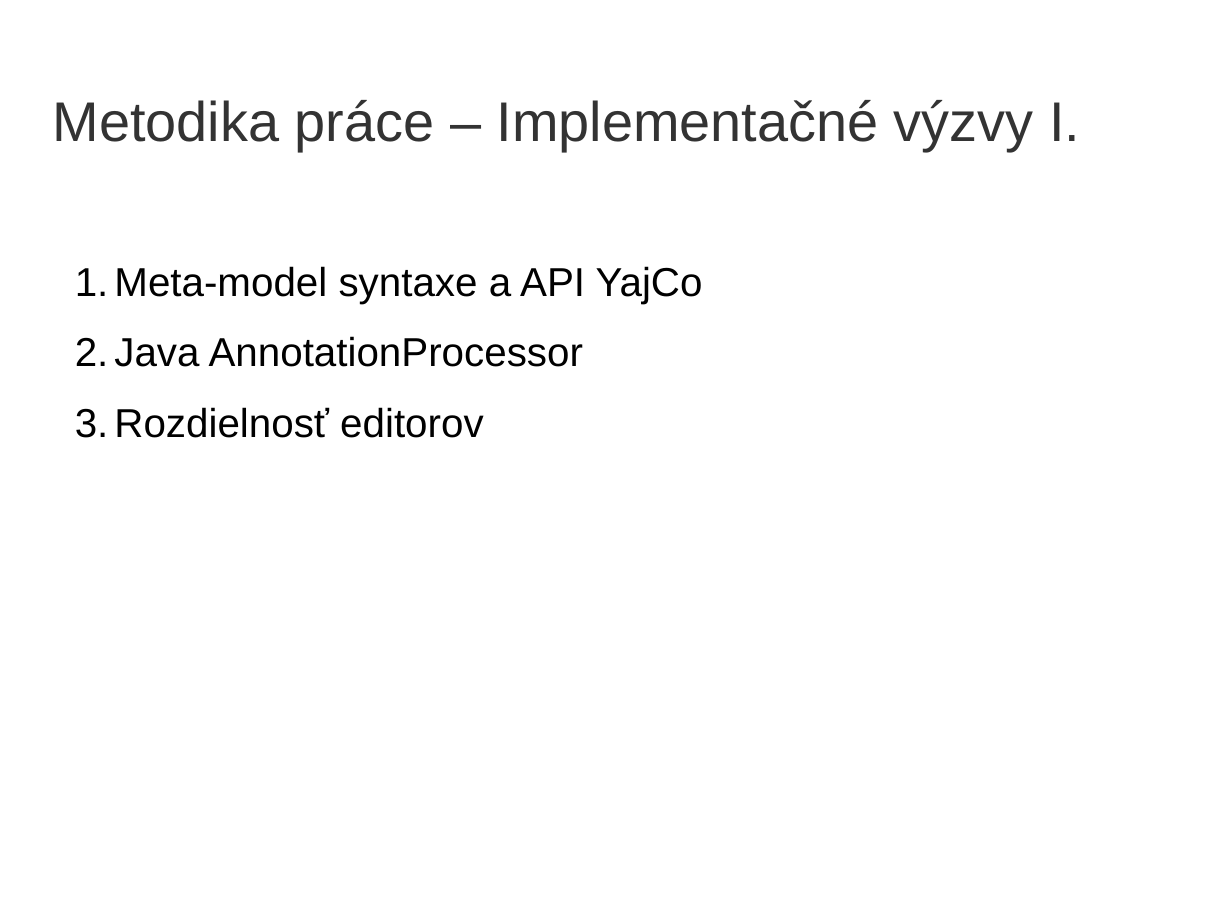
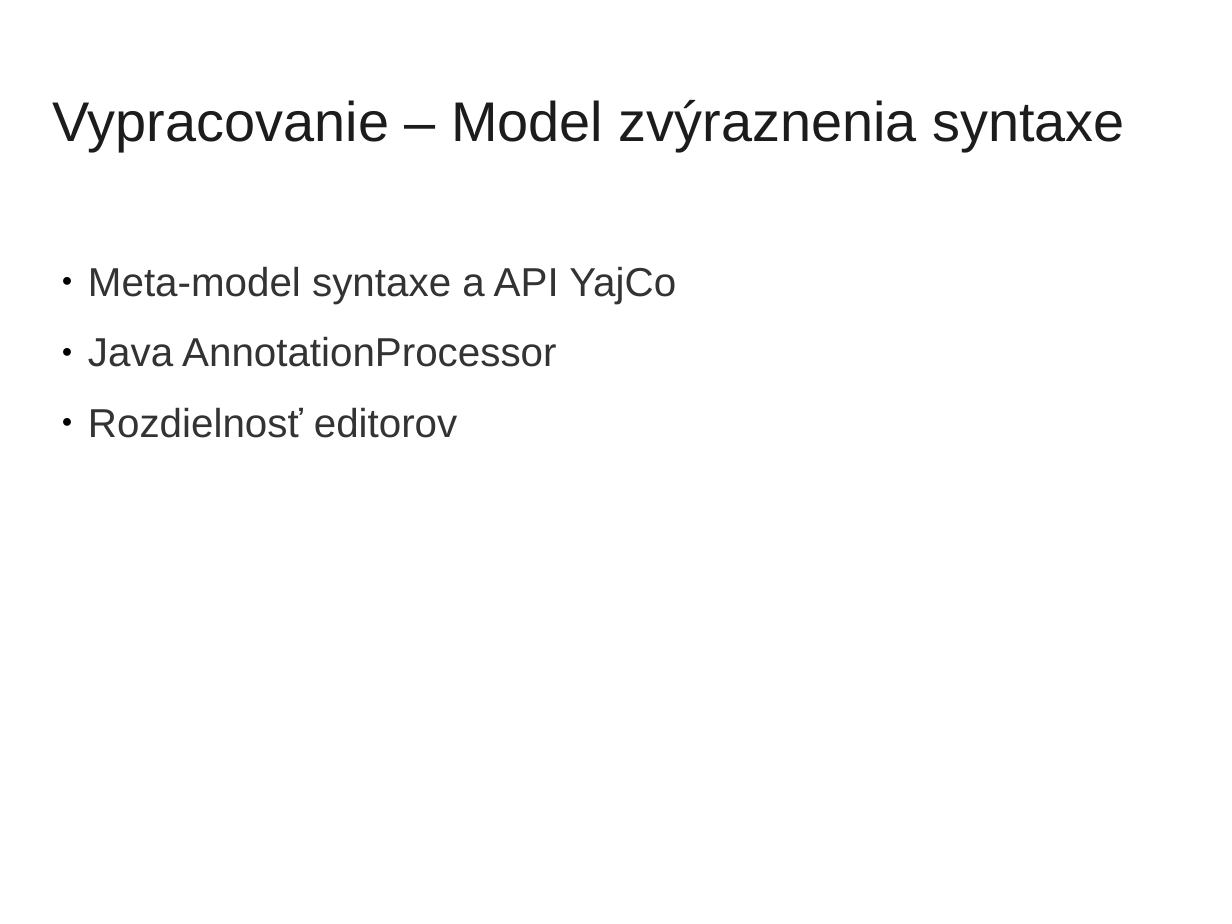
Before and after one commit to yin/syntaxer, a slide deck: slide 10 of obhajoba/bc2014-obhajoba15-prezentacia.odp (slide 14 before the commit). Drawn at 1232x924 pixels with LibreOffice and Linux fonts; fonts in the diff are those of the drawing; background and template pictures are left out. Boxes give left, top, right and bottom in pixels: in the first picture for what was removed or moved away, otherwise in the second. Text is boxed around its words. In the diff, an @@ line names an element or a change of style, - is before the commit and + after.

```diff
--- a/obhajoba/bc2014-obhajoba15-prezentacia.odp
+++ b/obhajoba/bc2014-obhajoba15-prezentacia.odp
@@ title removed at [53, 100, 1080, 151] @@
-Metodika práce – Implementačné výzvy I.
@@ title added at [53, 100, 1124, 151], 36 pt, text #1C1C1C @@
+Vypracovanie – Model zvýraznenia syntaxe
@@ text "Meta-model syntaxe a API YajCo" at [88, 266, 676, 438]: text colour #000000 to #333333; bullet 1. to ● @@
```
Also in this commit, not shown: 14 other slides changed, 11 slides added, 22 slides removed, 2 other files.
